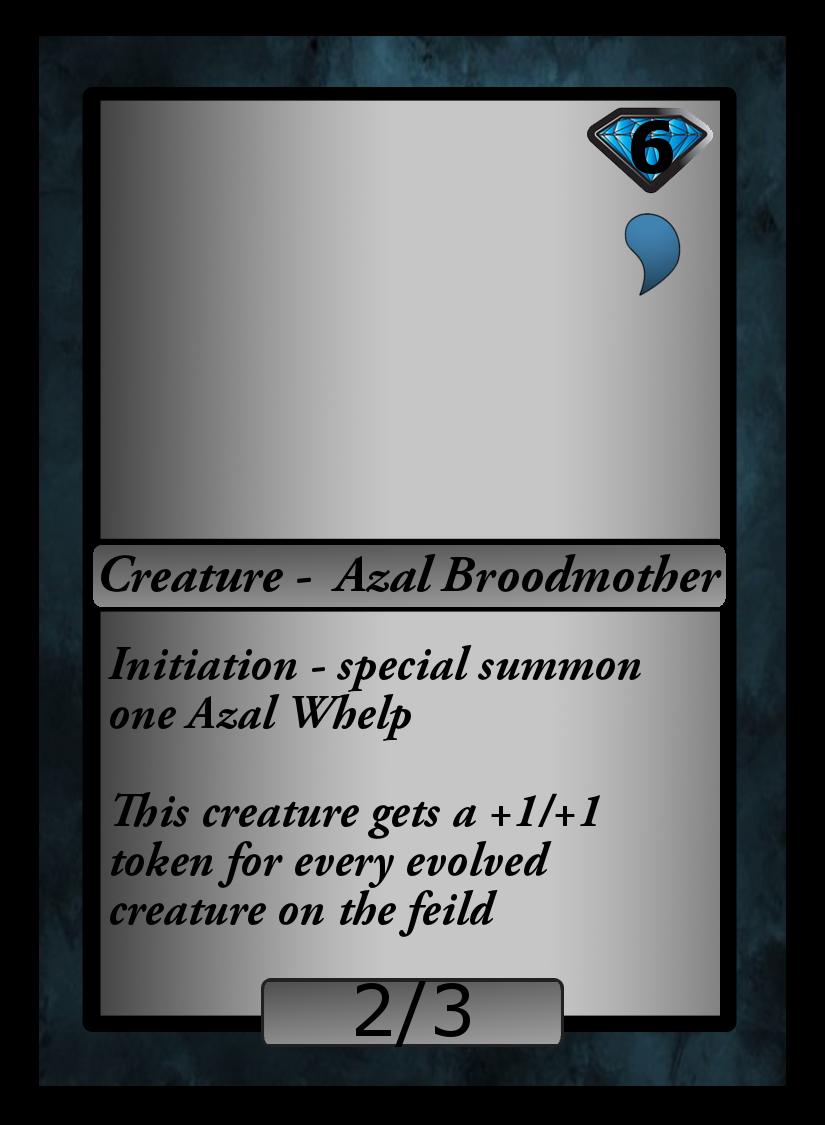
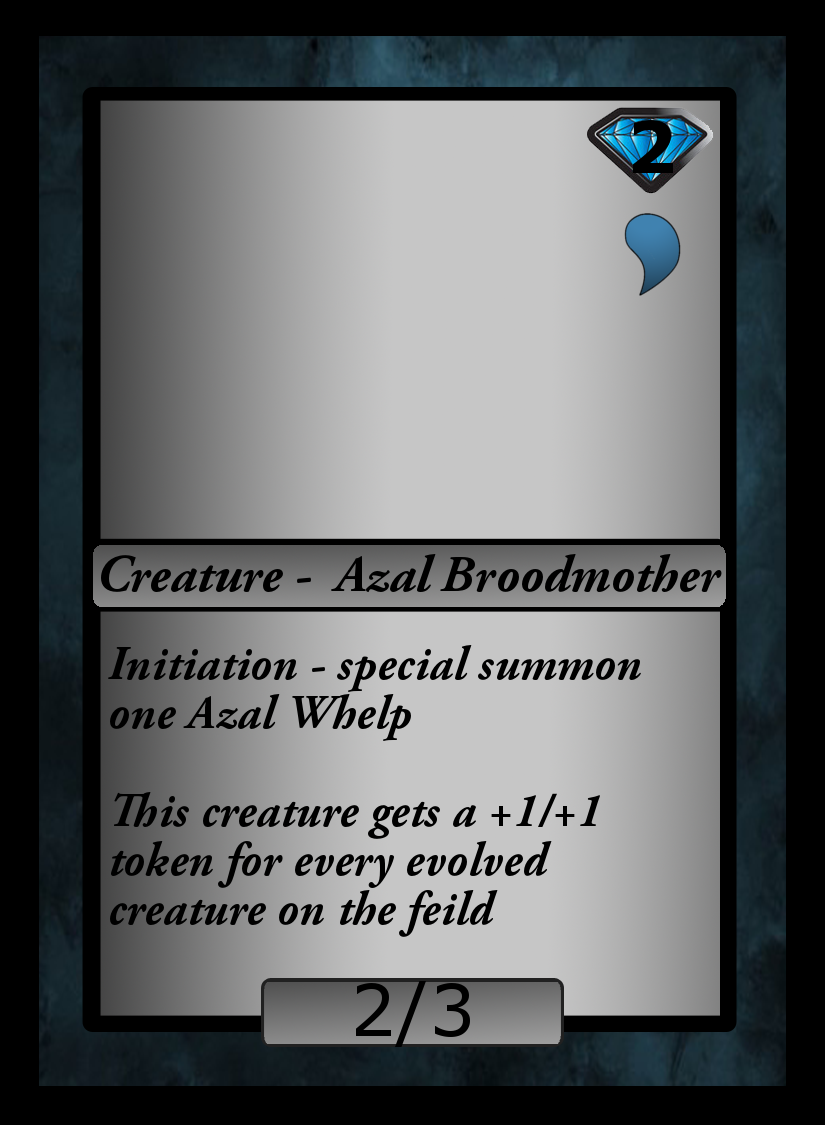
Two versions of the same layered image (825x1125). Layer-by-layer changes:
renamed "6" to "2", painted on it over [631,120,673,174]
